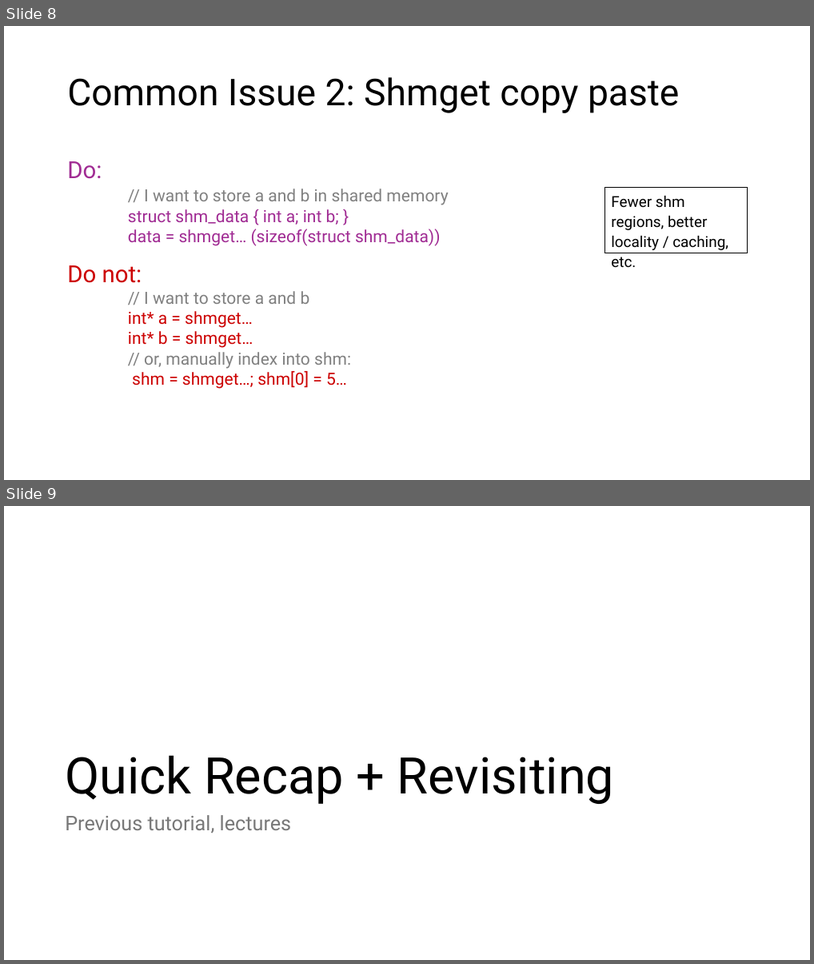
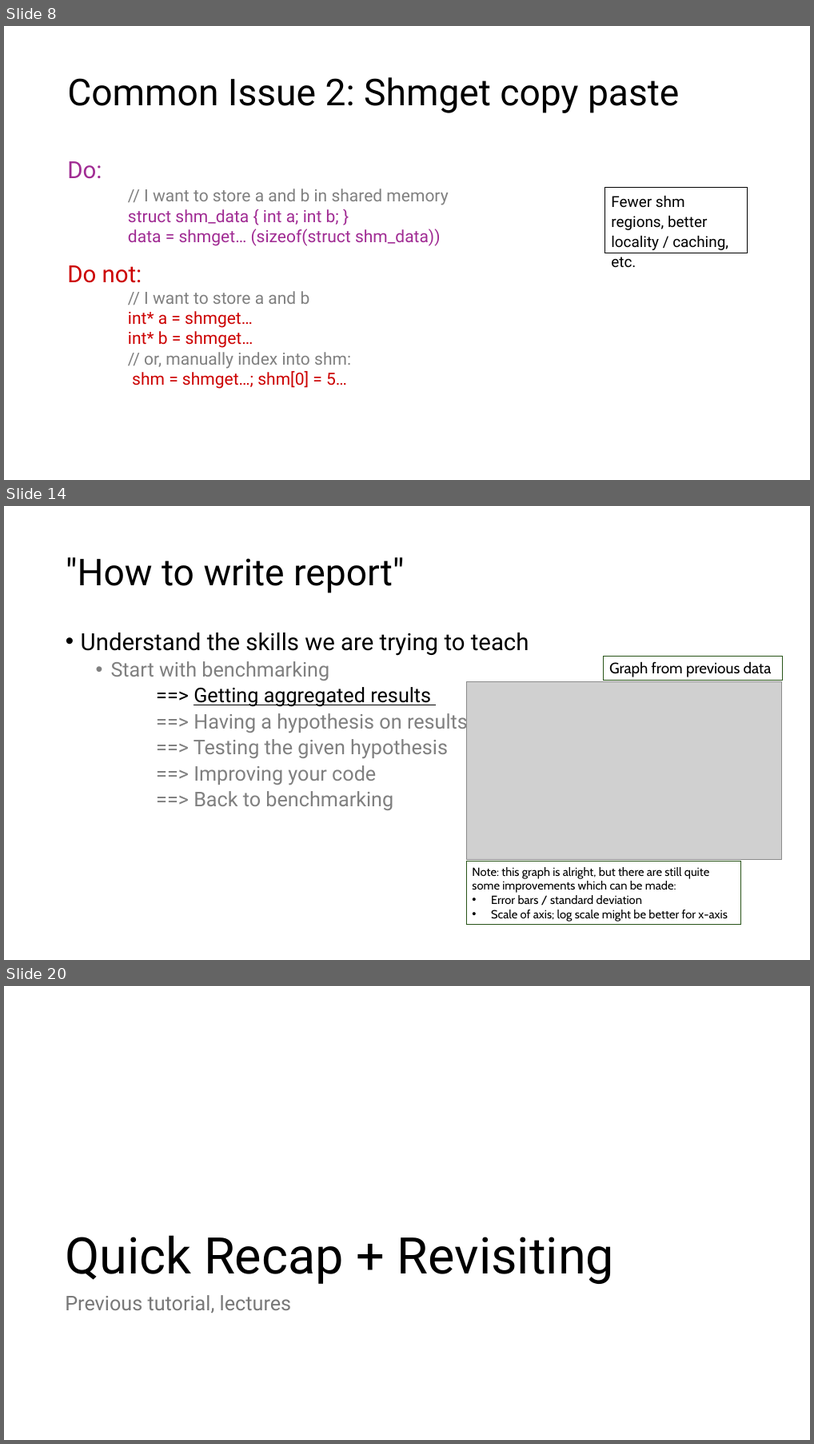
Before and after one commit to theodoreleebrant/TA-2425S1, a slide deck: CS3210/CS3210-TL3 (Lab 2).pptx. Shown one above the other, each under a label of ours: slides 8 and 9 before the commit, slides 8, 14 and 20 after it; the slides between them are not shown. The pictures are 814x964 and 814x1444 pixels, drawn with LibreOffice and Linux fonts; fonts in the diff are those of the drawing; grey boxes stand for pictures. Boxes give left, top, right and bottom in pixels: in the first picture for what was removed or moved away, otherwise in the second. Text is boxed around its words. In the diff, an @@ line names an element or a change of style, - is before the commit and + after.

Commit message:
add "how to write report" section

```diff
--- a/CS3210/CS3210-TL3 (Lab 2).pptx
+++ b/CS3210/CS3210-TL3 (Lab 2).pptx
@@ slide 14 added at bbox=[4, 506, 810, 960], background #FFFFFF @@
@@ title added at bbox=[66, 557, 405, 593], 44 pt, text #000000 @@
+"How to write report"
@@ text added at bbox=[81, 632, 530, 810], 24 pt, text #808080 @@
+• Understand the skills we are trying to teach
+  • Start with benchmarking
+  ==> Getting aggregated results
+  ==> Having a hypothesis on results
+  ==> Testing the given hypothesis
+  ==> Improving your code
+  ==> Back to benchmarking
@@ rectangle added at bbox=[604, 656, 783, 680], outline #275417 0.75 pt, 18 pt, text #000000 @@
+Graph from previous data
@@ picture added at bbox=[466, 682, 782, 860] @@
@@ rectangle added at bbox=[466, 861, 742, 924], outline #275417 0.75 pt, 14 pt, text #000000 @@
+Note: this graph is alright, but there are still quite
+some improvements which can be made:
+• Error bars / standard deviation
+• Scale of axis; log scale might be better for x-axis
@@ what was slide 9 is now slide 20 @@
```
Also in this commit, not shown: 2 slides changed, 10 other slides added.
